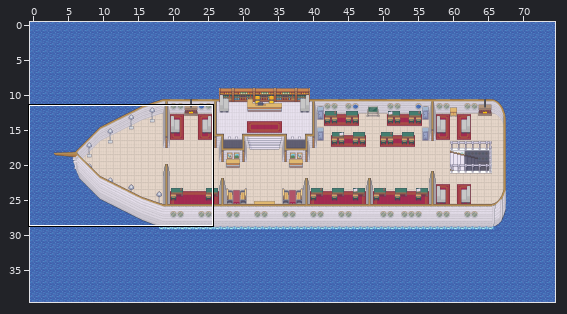
Tiled map (JSON) -- Ship_Middle.tmj. Above, an overview of the earlier version with the close-up marked.
Close-up. Earlier state:
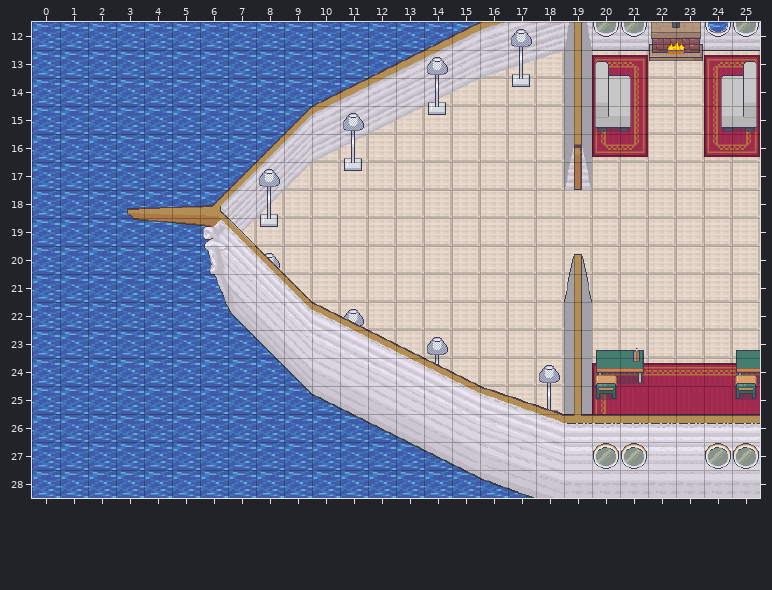
Cells are 32x32 px. Shown: x 0..25, y 12..28. The commit also changed other parts of the map, which this record leaves out.
Once edited:
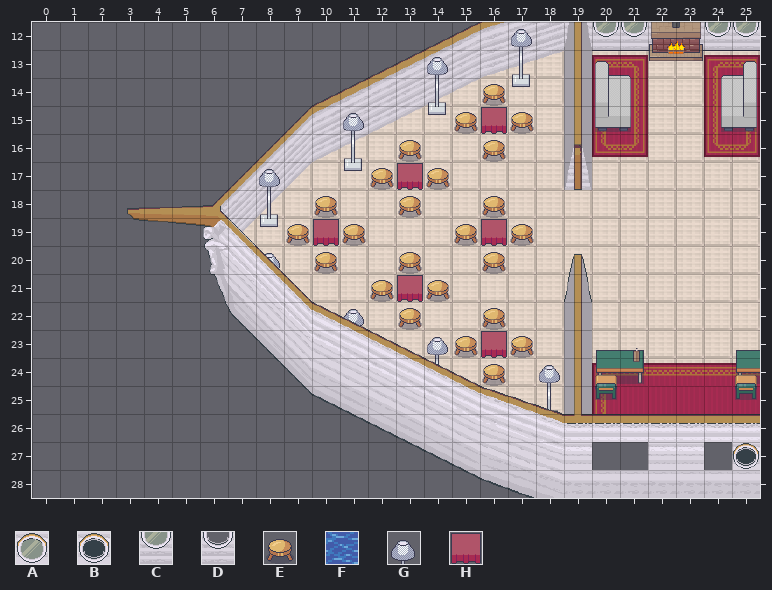
Key: from "Modern_Ship": A 410, B 411, C 602, D 763, E 981, F 1194, G 1230, H 1458.
_ is an empty cell, # one hidden under a higher layer, . an unchanged one.
Changes in this commit:
--- layer "Uncer Water" (now hidden)
@@ x 0..24 @@
-12 FFFFFFFFFFFFFFFF........F
-13 FFFFFFFFFFFFFF...........
-14 FFFFFFFFFFFF.............
-15 FFFFFFFFFF...............
-16 FFFFFFFFF................
-17 FFFFFFFF.................
-18 FFFFFFF..................
-19 FFFFFFF..................
-20 FFFFFFF..................
-21 FFFFFFF..................
-22 FFFFFFFF.................
-23 FFFFFFFFF................
-24 FFFFFFFFFF...............
-25 FFFFFFFFFFFF.............
-26 FFFFFFFFFFFFFF...........
-27 FFFFFFFFFFFFFFFF....##..#
-28 FFFFFFFFFFFFFFFFFF.......
+12 ________________........_
+13 ______________...........
+14 ____________.............
+15 __________...............
+16 _________................
+17 ________.................
+18 _______..................
+19 _______..................
+20 _______..................
+21 _______..................
+22 ________.................
+23 _________................
+24 __________...............
+25 ____________.............
+26 ______________...........
+27 ________________....__.._
+28 __________________.......
--- layer "Wall"
@@ x 24..24 @@
-12 D
+12 C
@@ x 20..25 @@
-27 AA..AA
+27 __.._B
--- layer "Object"
@@ x 9..17 @@
-14 ......._.
-15 ......___
-16 ...._.._.
-17 ...___...
-18 ._.._.._.
-19 ___...___
-20 ._.._.._.
-21 ...___...
-22 ...._.._.
-23 ......___
-24 ......._.
+14 .......E.
+15 ......EHE
+16 ....E..E.
+17 ...EHE...
+18 .E..E..E.
+19 EHE...EHE
+20 .E..E..E.
+21 ...EHE...
+22 ....E..E.
+23 ......EHE
+24 .......E.
--- layer "FG Object" (now hidden)
@@ x 14..18 @@
-23 G....
-24 ....G
+23 _....
+24 ...._
Changed places in both close-ups, as pixel boxes (x1, y1, x2, y2):
changed: (32, 22, 556, 498)
changed: (708, 22, 728, 33)
removed: (592, 442, 648, 470)
changed: (704, 442, 756, 470)
